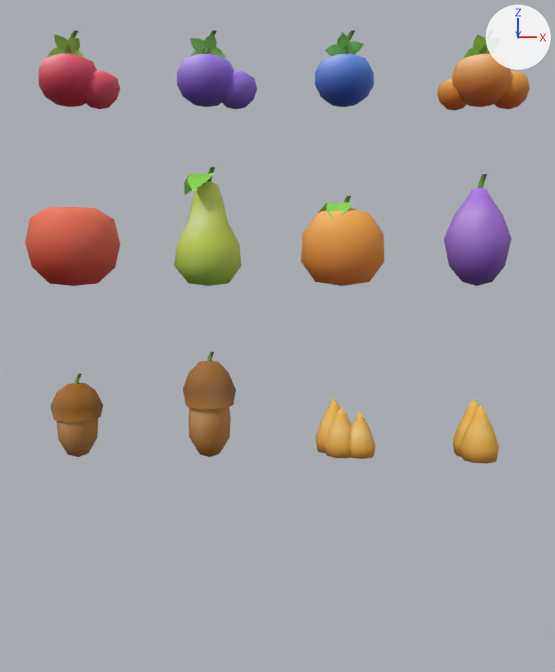
Renders of the Blender file assets/blender/world/WorldKitV2_Food.blend from each side of a commit.
The view is the same before and after, from a 50 mm camera at (-0.98, -11.5, -2.23) aimed at (-0.97, 0.01, -3.35). The lights are fixed; the arrows at upper right show +X, +Y and +Z. The older version comes first.

Names of what the first picture shows: 'food_amber_a', 'food_amber_b', 'food_berry_a', 'food_berry_b', 'food_berry_c', 'food_berry_d', 'food_fruit_a', 'food_fruit_b', 'food_fruit_c', 'food_fruit_d', 'food_nut_a', 'food_nut_b'.
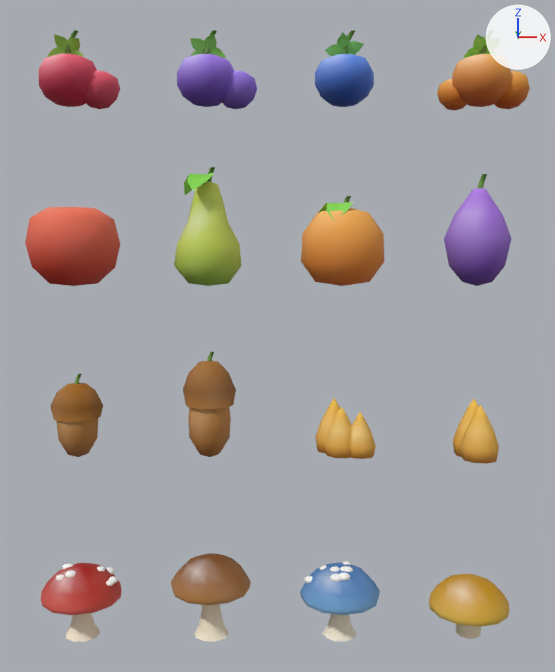
Diff of the bpy script that builds the scene:
```diff
--- a/assets/blender/world/WorldKitV2_Food.blend.py
+++ b/assets/blender/world/WorldKitV2_Food.blend.py
@@ me_food_mush_d_002 @@
+me_food_mush_d_002.from_pydata(...)  # 147 vertices, 139 faces; spans x -0.62..0.62, y -0.62..0.62, z 0.0..0.9
+me_food_mush_d_002.polygons.foreach_set('use_smooth', [True] * 139)
+me_food_mush_d_002.materials.append(mat_bd2_vc)
@@ me_food_mush_c_002 @@
+me_food_mush_c_002.from_pydata(...)  # 419 vertices, 459 faces; spans x -0.62..0.62, y -0.62..0.62, z 0.0..1.104
+me_food_mush_c_002.polygons.foreach_set('use_smooth', [True] * 459)
+me_food_mush_c_002.materials.append(mat_bd2_vc)
@@ me_food_mush_b_002 @@
+me_food_mush_b_002.from_pydata(...)  # 147 vertices, 139 faces; spans x -0.62..0.62, y -0.62..0.62, z 0.0..1.23
+me_food_mush_b_002.polygons.foreach_set('use_smooth', [True] * 139)
+me_food_mush_b_002.materials.append(mat_bd2_vc)
@@ me_food_mush_a_002 @@
+me_food_mush_a_002.from_pydata(...)  # 419 vertices, 459 faces; spans x -0.62..0.62, y -0.62..0.62, z 0.0..1.086
+me_food_mush_a_002.polygons.foreach_set('use_smooth', [True] * 459)
+me_food_mush_a_002.materials.append(mat_bd2_vc)
@@ ob_food_mush_d @@
+ob_food_mush_d = bpy.data.objects.new('food_mush_d', me_food_mush_d_002)
+ob_food_mush_d.location = (2.0, 0.0, -8.0)
@@ ob_food_mush_c @@
+ob_food_mush_c = bpy.data.objects.new('food_mush_c', me_food_mush_c_002)
+ob_food_mush_c.location = (0.0, 0.0, -8.0)
@@ ob_food_mush_b @@
+ob_food_mush_b = bpy.data.objects.new('food_mush_b', me_food_mush_b_002)
+ob_food_mush_b.location = (-2.0, 0.0, -8.0)
@@ ob_food_mush_a @@
+ob_food_mush_a = bpy.data.objects.new('food_mush_a', me_food_mush_a_002)
+ob_food_mush_a.location = (-4.0, 0.0, -8.0)
```

What differs and where, as boxes (x1, y1, x2, y2) in the pictures (555 x 672 px):
'food_mush_b', added (brown): after (171, 553, 251, 642)
'food_mush_a', added (red): after (41, 563, 122, 642)
'food_mush_c', added (blue): after (300, 561, 380, 641)
'food_mush_d', added (orange): after (429, 574, 509, 639)
